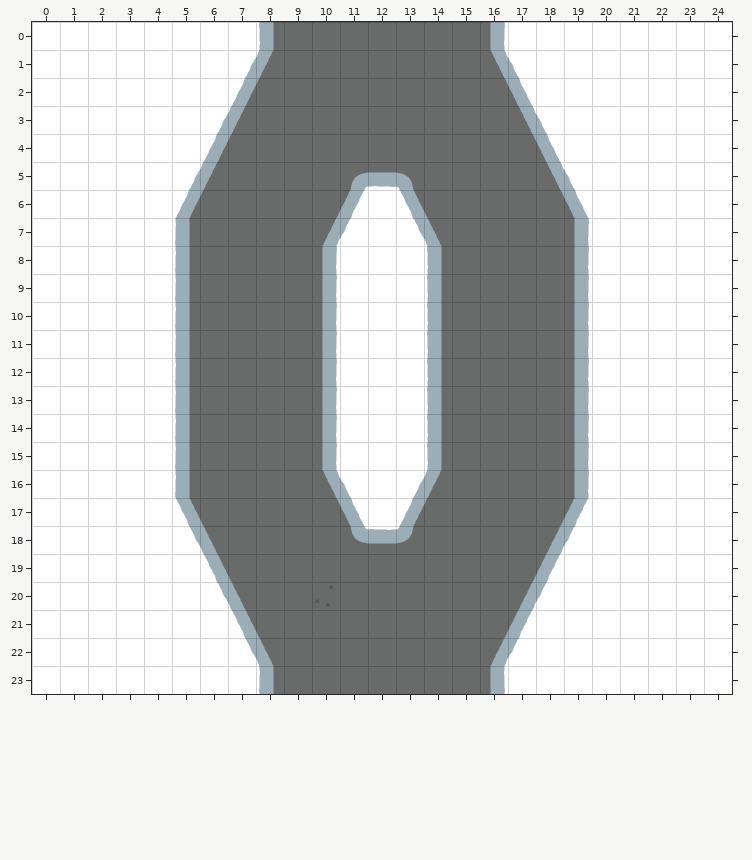
An edit to a level. Tiled map, core/assets/maps/split_single_single.tmx. Above, as it was before the edit.
Cells are 64x64 px. Shown: x 0..24, y 0..23.
The result:
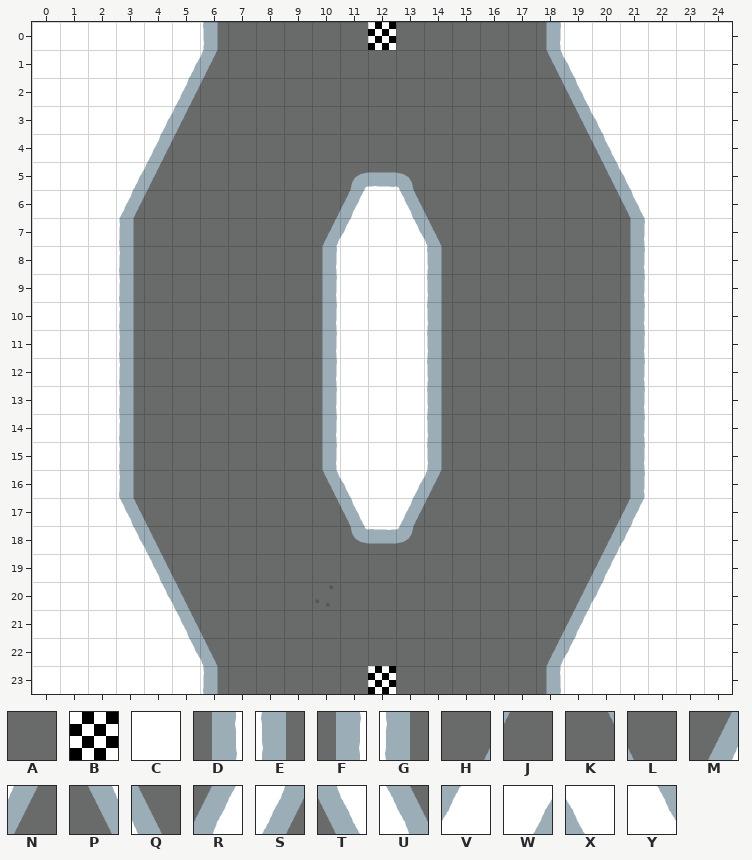
Key: from "snow": A 0, B 4, C 6, D 9 flipped on the diagonal, E 9 flipped on the other diagonal, F 9 turned 270, G 9 turned 90, H 16 flipped on the diagonal, J 16 flipped on the other diagonal, K 16 turned 270, L 16 turned 90, M 17 flipped on the diagonal, N 17 flipped on the other diagonal, P 17 turned 270, Q 17 turned 90, R 24 flipped on the diagonal, S 24 flipped on the other diagonal, T 24 turned 270, U 24 turned 90, V 25 flipped on the diagonal, W 25 flipped on the other diagonal, X 25 turned 270, Y 25 turned 90.
_ is an empty cell.
Tiles of an added or newly shown layer are drawn over the layers below it.
Changes in this commit:
{"where": "layer \"Ground\""}
{"y":0,"x":6,"old":"CCE","new":"EAA"}
{"y":0,"x":16,"old":"FCC","new":"AAF"}
{"y":1,"x":5,"old":"CCWN","new":"WNAA"}
{"y":1,"x":16,"old":"PXCC","new":"AAPX"}
{"y":2,"x":5,"old":"CCSJ","new":"SJAA"}
{"y":2,"x":16,"old":"KTCC","new":"AAKT"}
{"y":3,"x":4,"old":"CCWN","new":"WNAA"}
{"y":3,"x":17,"old":"PXCC","new":"AAPX"}
{"y":4,"x":4,"old":"CCSJ","new":"SJAA"}
{"y":4,"x":17,"old":"KTCC","new":"AAKT"}
{"y":5,"x":3,"old":"CCWN","new":"WNAA"}
{"y":5,"x":18,"old":"PXCC","new":"AAPX"}
{"y":6,"x":3,"old":"CCSJ","new":"SJAA"}
{"y":6,"x":18,"old":"KTCC","new":"AAKT"}
{"y":7,"x":3,"old":"CCG","new":"GAA"}
{"y":7,"x":19,"old":"FCC","new":"AAF"}
{"y":8,"x":3,"old":"CCG","new":"GAA"}
{"y":8,"x":19,"old":"FCC","new":"AAF"}
{"y":9,"x":3,"old":"CCG","new":"GAA"}
{"y":9,"x":19,"old":"FCC","new":"AAF"}
{"y":10,"x":3,"old":"CCG","new":"GAA"}
{"y":10,"x":19,"old":"FCC","new":"AAF"}
{"y":11,"x":3,"old":"CCG","new":"GAA"}
{"y":11,"x":19,"old":"FCC","new":"AAF"}
{"y":12,"x":3,"old":"CCG","new":"GAA"}
{"y":12,"x":19,"old":"FCC","new":"AAF"}
{"y":13,"x":3,"old":"CCG","new":"GAA"}
{"y":13,"x":19,"old":"FCC","new":"AAF"}
{"y":14,"x":3,"old":"CCG","new":"GAA"}
{"y":14,"x":19,"old":"FCC","new":"AAF"}
{"y":15,"x":3,"old":"CCG","new":"GAA"}
{"y":15,"x":19,"old":"FCC","new":"AAF"}
{"y":16,"x":3,"old":"CCG","new":"GAA"}
{"y":16,"x":19,"old":"FCC","new":"AAF"}
{"y":17,"x":3,"old":"CCUL","new":"ULAA"}
{"y":17,"x":18,"old":"HRCC","new":"AAHR"}
{"y":18,"x":3,"old":"CCYQ","new":"YQAA"}
{"y":18,"x":18,"old":"MVCC","new":"AAMV"}
{"y":19,"x":4,"old":"CCUL","new":"ULAA"}
{"y":19,"x":17,"old":"HRCC","new":"AAHR"}
{"y":20,"x":4,"old":"CCYQ","new":"YQAA"}
{"y":20,"x":17,"old":"MVCC","new":"AAMV"}
{"y":21,"x":5,"old":"CCUL","new":"ULAA"}
{"y":21,"x":16,"old":"HRCC","new":"AAHR"}
{"y":22,"x":5,"old":"CCYQ","new":"YQAA"}
{"y":22,"x":16,"old":"MVCC","new":"AAMV"}
{"y":23,"x":6,"old":"CCG","new":"GAA"}
{"y":23,"x":16,"old":"DCC","new":"AAD"}
{"where": "layer \"Centers\" (now shown)"}
{"y":0,"x":12,"old":"_","new":"B"}
{"y":23,"x":12,"old":"_","new":"B"}
